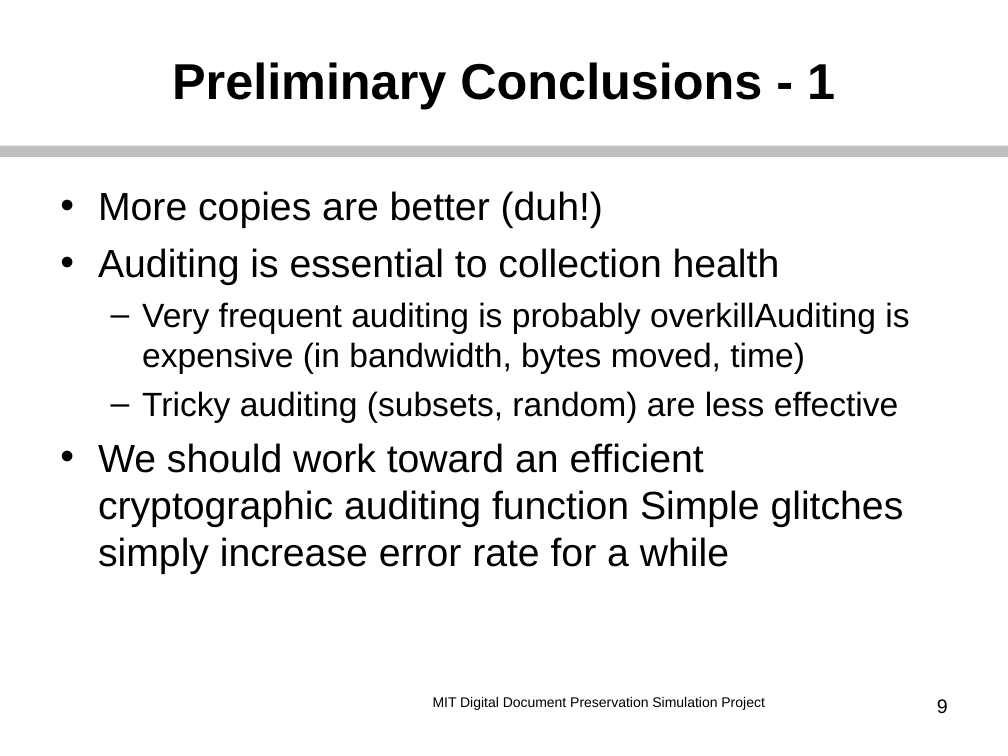
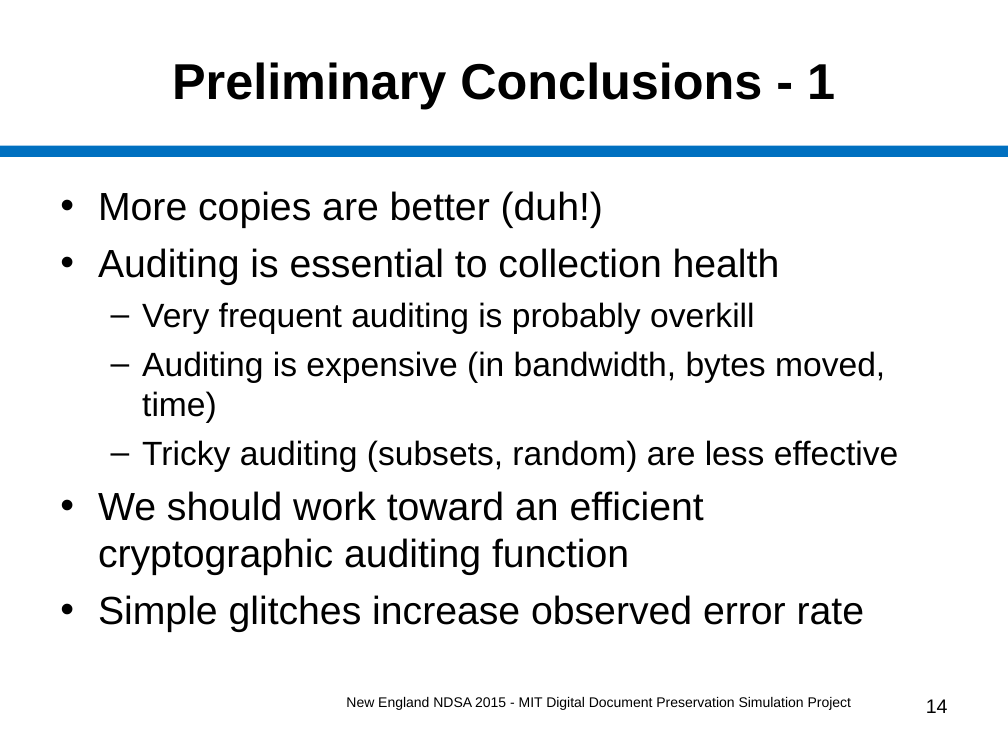
Before and after one commit to MIT-Informatics/PreservationSimulation, a slide deck: slide 14 of shelf/docs/Slides_NewEnglandNDSA.ppt (slide 9 before the commit). Drawn at 1008x756 pixels with LibreOffice and Linux fonts; fonts in the diff are those of the drawing. Boxes give left, top, right and bottom in pixels: in the first picture for what was removed or moved away, otherwise in the second. Text is boxed around its words. In the diff, an @@ line names an element or a change of style, - is before the commit and + after.

Commit message:
Fill out slides for New Eng NDSA mtg on Friday.

```diff
--- a/shelf/docs/Slides_NewEnglandNDSA.ppt
+++ b/shelf/docs/Slides_NewEnglandNDSA.ppt
@@ line (0, 151) - (1008, 151): stroke #BFBFBF 7.99 pt to #0070C0 7.99 pt @@
@@ text at [142, 302, 885, 423]: text changed @@
-  – Very frequent auditing is probably overkillAuditing is expensive (in bandwidth, bytes moved, time)
+  – Very frequent auditing is probably overkill
+  – Auditing is expensive (in bandwidth, bytes moved, time)
@@ text at [98, 491, 864, 632]: text changed @@
-• We should work toward an efficient cryptographic auditing function Simple glitches simply increase error rate for a while
+• We should work toward an efficient cryptographic auditing function
+• Simple glitches increase observed error rate
@@ text at [346, 697, 851, 710]: text changed @@
-MIT Digital Document Preservation Simulation Project
+New England NDSA 2015 - MIT Digital Document Preservation Simulation Project
@@ page number at [926, 699, 948, 713]: text changed @@
-9
+14
```
Also in this commit, not shown: 11 other slides changed, 6 slides added, 7 other files.
